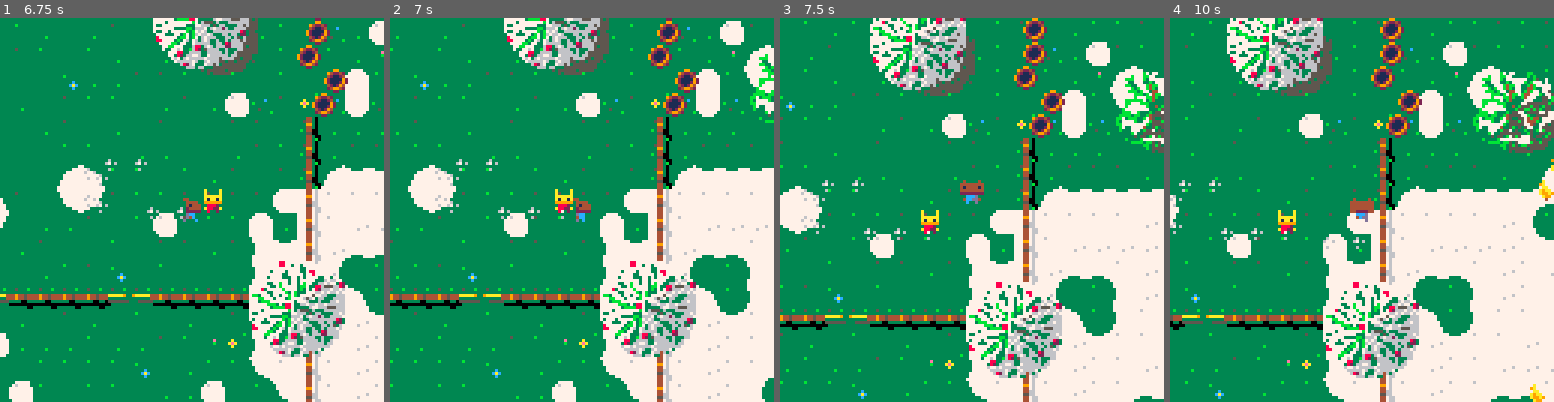
Above: before the commit, frames 1-4 (left to right).
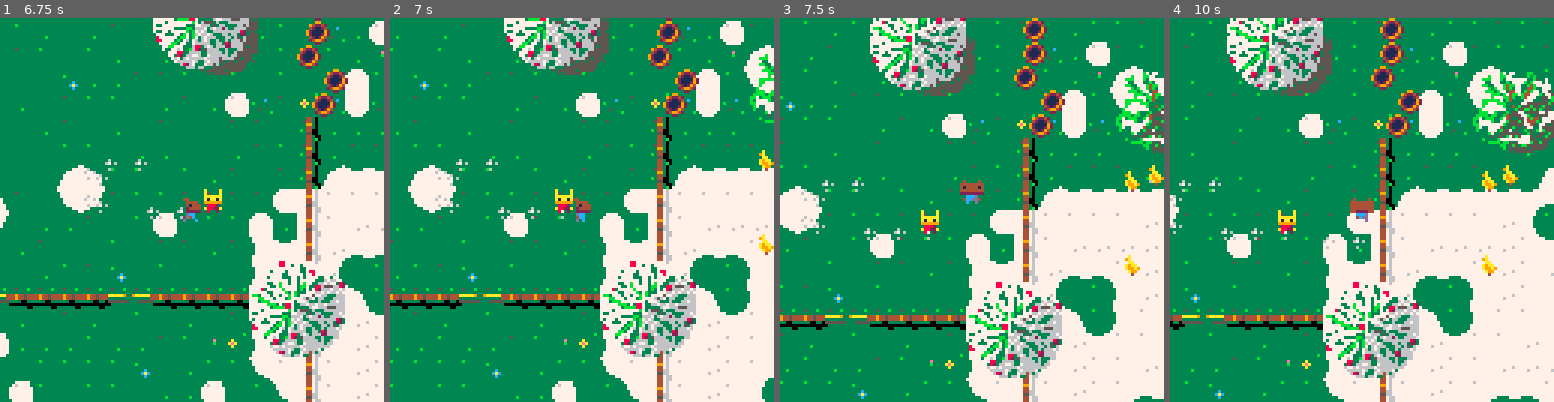
Above: after the commit, the same moments.

Repository: ElectricToy/pico-8
Game: PICO-8 cartridge snow.p8
Same seed, same stepped clock (60 frames per second), same inputs: the game is played once before the commit and once after it.
Inputs:
- Up to frame 1 (6.75 s): hold Right 1.6-2.1 s; hold Up 2.15-2.42 s; hold Right 2.47-3.03 s; hold Left 3.08-3.58 s; hold Down 3.63-3.97 s; hold Right 4.02-4.68 s; hold Up 4.73-5.03 s; hold Left 5.08-5.68 s; hold Down 5.73-6.03 s; hold Right 6.08-6.58 s; hold Right from 6.63 s (still down)
- Up to frame 2 (7 s): keep holding Right
- Up to frame 3 (7.5 s): release Right at 7.13 s; hold Up 7.18-7.45 s
- Up to frame 4 (10 s): hold Right 7.5-8.07 s; hold Left 8.12-8.62 s; hold Down 8.67-9 s; hold Right 9.05-9.72 s; hold Up from 9.77 s (still down)

Frame 1 is identical in both runs. In frame 2, 0.2% of the frame differs, in the area x 96-100%, y 34-62%; in frame 3, 0.3%; in frame 4, 0.6%, in the area x 81-100%, y 36-100%.

Commit message:
Chicken AI.

Diff:
--- a/snow.p8
+++ b/snow.p8
@@ -2,40 +2,40 @@
 version 10
 __lua__
 
--- object oriented infrastructure. See http://lua-users.org/wiki/InheritanceTutorial
-
-function inheritsFrom( baseClass )
+-- object oriented infrastructure. see http://lua-users.org/wiki/inheritancetutorial
+
+function inheritsfrom( baseclass )
 
     local new_class = {}
     new_class.__index = new_class
 
-    if nil ~= baseClass then
-        setmetatable( new_class, { __index = baseClass } )
+    if nil ~= baseclass then
+        setmetatable( new_class, { __index = baseclass } )
     end
 
-    -- Implementation of additional OO properties starts here --
-
-    -- Return the class object of the instance
+    -- implementation of additional oo properties starts here --
+
+    -- return the class object of the instance
     function new_class:class()
         return new_class
     end
 
-    -- Return the super class object of the instance
-    function new_class:superClass()
-        return baseClass
+    -- return the super class object of the instance
+    function new_class:superclass()
+        return baseclass
     end
 
-    -- Return true if the caller is an instance of theClass
-    function new_class:isa( theClass )
+    -- return true if the caller is an instance of theclass
+    function new_class:isa( theclass )
         local b_isa = false
 
         local cur_class = new_class
 
         while ( nil ~= cur_class ) and ( false == b_isa ) do
-            if cur_class == theClass then
+            if cur_class == theclass then
                 b_isa = true
             else
-                cur_class = cur_class:superClass()
+                cur_class = cur_class:superclass()
             end
         end
 
@@ -48,7 +48,7 @@
 
 -- vector class
 
-vector = inheritsFrom( nil )
+vector = inheritsfrom( nil )
 
 function vector:new( x, y )
 	local newobj = { x = x, y = y }
@@ -157,7 +157,7 @@
 
 -- class sprite
 
-sprite = inheritsFrom( nil )
+sprite = inheritsfrom( nil )
 
 function sprite:new( x, y )
 	local newobj = {
@@ -195,7 +195,7 @@
 
 -- class body
 
-body = inheritsFrom( nil )
+body = inheritsfrom( nil )
 
 function body:new( x, y, radius )
 	assert( x )
@@ -223,7 +223,7 @@
 		footstep_sfx = nil,
 		footstep_sfx_snowy = nil,
 		currentmappos = nil,				-- todo
-		collisionmask = 0xFF,
+		collisionmask = 0xff,
 		collisionrefusalmask = 0,
 	}
 	add( bodies, newobj )
@@ -275,32 +275,150 @@
 end
 
 function body:onenteringmappos( mappos )
-	-- todo
-	printh( "entering " .. mappos:tostring() )
-end
-
-function setgate( mappos, step, ulspriteindex, brspriteindex )
-	local ulmappos = mappos
-	local brmappos = mappos + step
-
-	local spritehere = mget( mappos.x, mappos.y )
-	if fget( spritehere, 5 ) then	-- ul rather than br
-		-- ulmappos and brmappos already correct.
+end
+
+function body:onleavingmappos( mappos )
+end
+
+function body:shouldcollidewithmapsprite( mapsprite )
+	return fget( mapsprite, 0 ) or is_closed_gate( mapsprite )
+end
+
+function body:updateworldcollision()
+
+	-- check collision with the boundaries of the world.
+
+	self.pos.x = clamp( self.pos.x, 0, world_size.x - self.radius * 2 )
+	self.pos.y = clamp( self.pos.y, 0, world_size.y - self.radius * 2 )
+
+	-- check collision with the 4 corners.
+
+	local center = self:center()
+	local offset = vector:new( 2, 2 )
+
+	for i = 0, 3 do
+		local corner = center + offset
+
+		local mapsprite = mapatworld( corner )
+		if self:shouldcollidewithmapsprite( mapsprite ) then
+
+			-- colliding. move out.
+
+			self.pos = self.pos - offset
+		end
+
+		offset = offset:perpendicular()
+	end
+
+end
+
+function body:draw()
+	self.sprite.pos = self.pos
+	self.sprite:draw()
+end
+
+function body:addimpulse( impulse )
+	if self.mass > 0 then
+		self.acc = self.acc + impulse / vector:new( self.mass, self.mass )
+	end
+end
+
+function body:updatefootsteps( impulse )
+	if self.totalfootmovementdistance > self.footstepdistance then
+		self.totalfootmovementdistance = 0
+		local newsprite = self.sprite:incrementanimation()
+
+		if fget( newsprite, 6 ) then	-- footstep frame?
+			self:onfootstep()
+		end
+	end
+end
+
+function body:updatecontrollerbasedanimations( impulse )
+	self.sprite.animation = { self.basesprite }
+	self.sprite.spriteflip = false
+end
+
+function body:addcontrollerimpulse( impulse )
+	self:addimpulse( impulse * vector:new( self.controllerimpulsescalar, self.controllerimpulsescalar ) )
+	self:updatecontrollerbasedanimations( impulse )
+end
+
+function body:footposition()
+	return self.pos + self.footoffset
+end
+
+function body:onfootstep()
+
+	-- decline snowiness.
+
+	self.feetsnowiness = clamp( self.feetsnowiness - 0.1, 0, 1 )
+
+	-- gather snowiness.
+
+	local mapsprite = mapatworld( self:footposition() )
+
+	local footstepsfx = nil
+	if fget( mapsprite, 3 )	then -- snowy?
+		self.feetsnowiness = clamp( self.feetsnowiness + 0.15, 0, 1 )
+
+		footstepsfx = self.footstep_sfx_snowy or self.footstep_sfx
 	else
-		brmappos = mappos
-		ulmappos = mappos - step
-	end
-
-	if mget( ulmappos.x, ulmappos.y ) != ulspriteindex or mget( brmappos.x, brmappos.y ) != brspriteindex then
-		mset( ulmappos.x, ulmappos.y, ulspriteindex )
-		mset( brmappos.x, brmappos.y, brspriteindex )
-
-		sfx( 1 )
-	end
-end
-
-function body:onleavingmappos( mappos )
-
+		footstepsfx = self.footstep_sfx
+	end
+
+	if footstepsfx then
+		sfx( footstepsfx )
+	end
+
+	-- place footprints
+	if self.feetsnowiness > 0 and self.footprintsprite > 0 then
+		self:makefootprint( self.pos )
+	end
+end
+
+function body:makefootprint( pos )
+	local footprint = sprite:new( pos.x, pos.y )
+	footprint.animation = { self.footprintsprite }
+	add( footprints, footprint )
+end
+
+-- class player
+
+player = inheritsfrom( body )
+
+function player:new( x, y )
+	local newobj = body:new( x, y, 4 )
+
+	newobj.drag = 0.5
+	newobj.controllerimpulsescalar = 0.8
+	newobj.collisionrefusalmask = 1			-- players don't collide with each other.
+	newobj.footprintsprite = 112
+	newobj.footstep_sfx = 0
+	newobj.footstep_sfx_snowy = 2
+
+	return setmetatable( newobj, self )
+end
+
+function player:shouldcollidewithmapsprite( mapsprite )
+	return fget( mapsprite, 0 )
+end
+
+function player:updatecontrollerbasedanimations( impulse )
+	if impulse.x == 0 and impulse.y == 0 then
+		self.sprite.animation = { self.basesprite }
+		self.sprite.spriteflip = false
+	elseif abs( impulse.y ) >= abs( impulse.x ) then
+		local spriterow = impulse.y >= 0 and 0 or 1
+		self.sprite:makeanimation( self.basesprite, spriterow, 4 )
+		self.sprite.spriteflip = false
+	else
+		self.sprite:makeanimation( self.basesprite, 2, 4 )
+		self.sprite.spriteflip = impulse.x >= 0
+	end
+end
+
+function player:updategates( mappos )
 	local mapsprite = mget( mappos.x, mappos.y )
 
 	-- update gates.
@@ -331,136 +449,22 @@
 	end
 end
 
-function body:updateworldcollision()
-
-	-- check collision with the boundaries of the world.
-
-	self.pos.x = clamp( self.pos.x, 0, world_size.x - self.radius * 2 )
-	self.pos.y = clamp( self.pos.y, 0, world_size.y - self.radius * 2 )
-
-	-- check collision with the 4 corners.
-
-	local center = self:center()
-	local offset = vector:new( 2, 2 )
-
-	for i = 0, 3 do
-		local corner = center + offset
-
-		local mapsprite = mapatworld( corner )
-		if fget( mapsprite, 0 ) then
-
-			-- colliding. move out.
-
-			self.pos = self.pos - offset
-		end
-
-		offset = offset:perpendicular()
-	end
-
-end
-
-function body:draw()
-	self.sprite.pos = self.pos
-	self.sprite:draw()
-end
-
-function body:addimpulse( impulse )
-	if self.mass > 0 then
-		self.acc = self.acc + impulse / vector:new( self.mass, self.mass )
-	end
-end
-
-function body:updatefootsteps( impulse )
-	if self.totalfootmovementdistance > self.footstepdistance then
-		self.totalfootmovementdistance = 0
-		local newsprite = self.sprite:incrementanimation()
-
-		if fget( newsprite, 6 ) then	-- footstep frame?
-			self:onfootstep()
-		end
-	end
-end
-
-function body:updatecontrollerbasedanimations( impulse )
-	self.sprite.animation = { self.basesprite }
-	self.sprite.spriteflip = false
-end
-
-function body:addcontrollerimpulse( impulse )
-	self:addimpulse( impulse * vector:new( self.controllerimpulsescalar, self.controllerimpulsescalar ) )
-	self:updatecontrollerbasedanimations( impulse )
-end
-
-function body:footposition()
-	return self.pos + self.footoffset
-end
-
-function body:onfootstep()
-
-	-- decline snowiness.
-
-	self.feetsnowiness = clamp( self.feetsnowiness - 0.1, 0, 1 )
-
-	-- gather snowiness.
-
-	local mapsprite = mapatworld( self:footposition() )
-
-	local footstepsfx = nil
-	if fget( mapsprite, 3 )	then -- snowy?
-		self.feetsnowiness = clamp( self.feetsnowiness + 0.15, 0, 1 )
-
-		footstepsfx = self.footstep_sfx_snowy or self.footstep_sfx
-	else
-		footstepsfx = self.footstep_sfx
-	end
-
-	if footstepsfx then
-		sfx( footstepsfx )
-	end
-
-	-- place footprints
-	if self.feetsnowiness > 0 and self.footprintsprite > 0 then
-		local footprint = sprite:new( self.pos.x, self.pos.y )
-		footprint.animation = { self.footprintsprite }
-		add( footprints, footprint )
-	end
-end
-
--- class player
-
-player = inheritsFrom( body )
-
-function player:new( x, y )
-	local newobj = body:new( x, y, 4 )
-
-	newobj.drag = 0.5
-	newobj.controllerimpulsescalar = 0.8
-	newobj.collisionrefusalmask = 1			-- Players don't collide with each other.
-	newobj.footprintsprite = 112
-	newobj.footstep_sfx = 0
-	newobj.footstep_sfx_snowy = 2
-
-	return setmetatable( newobj, self )
-end
-
-function player:updatecontrollerbasedanimations( impulse )
-	if impulse.x == 0 and impulse.y == 0 then
-		self.sprite.animation = { self.basesprite }
-		self.sprite.spriteflip = false
-	elseif abs( impulse.y ) >= abs( impulse.x ) then
-		local spriterow = impulse.y >= 0 and 0 or 1
-		self.sprite:makeanimation( self.basesprite, spriterow, 4 )
-		self.sprite.spriteflip = false
-	else
-		self.sprite:makeanimation( self.basesprite, 2, 4 )
-		self.sprite.spriteflip = impulse.x >= 0
-	end
+function player:onenteringmappos( mappos )
+	-- todo
+	printh( "entering " .. mappos:tostring() )
+	self:updategates( mappos )
+end
+
+function player:onleavingmappos( mappos )
+	-- todo
+	printh( "entering " .. mappos:tostring() )
+	self:updategates( mappos )
 end
 
 
 -- class chicken
 
-chicken = inheritsFrom( body )
+chicken = inheritsfrom( body )
 
 function chicken:new( x, y )
 	local newobj = body:new( x, y, 3 )
@@ -471,34 +475,121 @@
 	newobj.collisionmask = 0
 	newobj.footprintsprite = 120
 
+	newobj.fleedestination = nil
+	newobj.fleeticks = 0
+
+	newobj.wanderdirection = nil
+
 	return setmetatable( newobj, self )
 end
 
-function chicken:updatecontrollerbasedanimations( impulse )
-	if impulse.x == 0 and impulse.y == 0 then
+function chicken:update()
+
+	self:superclass().update( self )
+
+	self:update_ai()		-- todo: really should be a controller, but inheritance didn't work for me.
+
+	-- update chicken animations
+
+	if self.fleedestination then
+		-- moving
+		self.sprite.animation = { self.basesprite + 2 }
+	else
 		-- still
-		local sprite = rnd( 100 ) < 10 and 114 or 113
-		printh( "chicken sprite will now be " .. sprite )
+		-- todo!!! pecking animation
+		local sprite = rnd( 100 ) < 2 and self.basesprite + 1 or self.basesprite
 		self.sprite.animation = { sprite }
-
+	end
+
+end
+
+function chicken:update_ai()
+
+	if self.fleedestination then
+
+		self.fleeticks += 1
+
+		-- fleeing
+		local fleedelta = self.fleedestination - self.pos
+		assert( fleedelta:manhattanlength() <= 180 )
+
+		local fleedistancesquared = fleedelta:lengthsquared()
+
+		if fleedistancesquared < 4 * 4 then
+			-- stop fleeing
+			self:makefootprint( self.pos )
+			self.fleedestination = nil
+		end
+
+		-- spent too long fleeing?
+		if self.fleeticks > 30 * 2 then
+			self:makefootprint( self.pos )
+			self.fleedestination = nil
+			return
+		end
+
+		self:addcontrollerimpulse( fleedelta:normal() )
 		return
 	end
 
-	-- moving
-
-	newobj.sprite.animation = { 115 }
-
+	-- not fleeing. should we be?
+
+	local delta = currentplayer.pos - self.pos
+
+	local maxresponsedistance = 3 * 8
+
+	local manhattanlength = delta:manhattanlength()
+	if manhattanlength > maxresponsedistance * 1.8 then		-- adding a fudge factor to account for diagonals.
+		self:updatewandering()
+		return
+	end
+
+	if manhattanlength > 180 then
+		printh( "chicken may be encroached by the player but we don't have the numeric precision to decide. ignoring." )
+		self:updatewandering()
+		return
+	end
+
+	local distance = delta:length()
+
+	if distance > maxresponsedistance then
+		self:updatewandering()
+		return
+	end
+
+	-- flee!
+
+	local normal = delta:normal()
+
+	self.wanderdirection = nil
+	self.fleedestination = self.pos + normal * -vector:new( 2 * 8, 2 * 8 ) + vector:new( 8 * randinrange( -2, 2 ), 8 * randinrange( -2, 2 ) )
+	self.fleeticks = 0
+end
+
+function chicken:updatewandering()
+	if self.wanderdirection then
+		if rnd( 100 ) < 5 then
+			self.wanderdirection = nil
+			return
+		end
+
+		self:addcontrollerimpulse( self.wanderdirection * vector:new( 0.25, 0.25 ) )
+	else
+		if rnd( 100 ) < 0.5 then
+			self.wanderdirection = vector:new( randinrange( -10, 10 ), randinrange( -10, 10 ) ):normal()
+		end
+	end
 end
 
 -- class barrel
 
-barrel = inheritsFrom( body )
+barrel = inheritsfrom( body )
 
 function barrel:new( x, y )
 	local newobj = body:new( x, y, 4 )
 	newobj.drag = 0.25
 	newobj.footprintsprite = 104
-	newobj.footstepdistance = 0.25
+	newobj.footstepdistance = 1
 	newobj.footoffset = vector:new( 4, 4 )
 
 	setmetatable( newobj, self )
@@ -509,7 +600,7 @@
 
 -- class controller
 
-controller = inheritsFrom( nil )
+controller = inheritsfrom( nil )
 
 function controller:new( body )
 	local newobj = {
@@ -522,8 +613,14 @@
 function controller:update()
 end
 
-
-playercontroller = inheritsFrom( controller )
+-- class playercontroller
+
+playercontroller = inheritsfrom( controller )
+
+function playercontroller:new( body )
+	local newobj = controller:new( body )
+	return setmetatable( newobj, self )
+end
 
 function playercontroller:update()
 	local playerindex = 0
@@ -576,6 +673,31 @@
 	return fget( mget( pos.x, pos.y ), 3 )
 end
 
+function is_closed_gate( spriteindex )
+	return spriteindex == 16 or spriteindex == 32 or spriteindex == 48 or spriteindex == 49
+end
+
+function setgate( mappos, step, ulspriteindex, brspriteindex )
+	local ulmappos = mappos
+	local brmappos = mappos + step
+
+	local spritehere = mget( mappos.x, mappos.y )
+	if fget( spritehere, 5 ) then	-- ul rather than br
+		-- ulmappos and brmappos already correct.
+	else
+		brmappos = mappos
+		ulmappos = mappos - step
+	end
+
+	if mget( ulmappos.x, ulmappos.y ) != ulspriteindex or mget( brmappos.x, brmappos.y ) != brspriteindex then
+		mset( ulmappos.x, ulmappos.y, ulspriteindex )
+		mset( brmappos.x, brmappos.y, brspriteindex )
+
+		sfx( 1 )
+	end
+end
+
+
 function tidymapcell( pos )
 	local sprite = mget( pos.x, pos.y )
 
@@ -596,51 +718,51 @@
 	-- count snowy neighbors.
 
 	local offset = vector:new( 1, 0 )
-	local snowyNeighbors = {}
-
-	local grassyNeighbors = {}
+	local snowyneighbors = {}
+
+	local grassyneighbors = {}
 	for i = 0, 3 do
 		if is_snow( pos + offset ) then
-			add( snowyNeighbors, i )
+			add( snowyneighbors, i )
 		else
-			add( grassyNeighbors, i )
+			add( grassyneighbors, i )
 		end
 
 		offset = offset:perpendicular()
 	end
 
-	-- printh( "snowyNeighbors: " .. #snowyNeighbors .. ", grassy: " .. #grassyNeighbors )
-
-	local newSprite = 2 + rnd( 2 )
-
-	if #snowyNeighbors == 0 then
-		newSprite = 10
-	elseif #snowyNeighbors == 1 then
-		newSprite = 11 + 16 * snowyNeighbors[ 1 ]
-	elseif #snowyNeighbors == 2 then
-		if snowyNeighbors[ 1 ] == 0 then
-			if snowyNeighbors[ 2 ] == 1 then
-				newSprite = 12
-			elseif snowyNeighbors[ 2 ] == 2 then
-				newSprite = 14
-			elseif snowyNeighbors[ 2 ] == 3 then
-				newSprite = 60
+	-- printh( "snowyneighbors: " .. #snowyneighbors .. ", grassy: " .. #grassyneighbors )
+
+	local newsprite = 2 + rnd( 2 )
+
+	if #snowyneighbors == 0 then
+		newsprite = 10
+	elseif #snowyneighbors == 1 then
+		newsprite = 11 + 16 * snowyneighbors[ 1 ]
+	elseif #snowyneighbors == 2 then
+		if snowyneighbors[ 1 ] == 0 then
+			if snowyneighbors[ 2 ] == 1 then
+				newsprite = 12
+			elseif snowyneighbors[ 2 ] == 2 then
+				newsprite = 14
+			elseif snowyneighbors[ 2 ] == 3 then
+				newsprite = 60
 			end
-		elseif snowyNeighbors[ 1 ] == 1 then
-			if snowyNeighbors[ 2 ] == 2 then
-				newSprite = 28
-			elseif snowyNeighbors[ 2 ] == 3 then
-				newSprite = 30
+		elseif snowyneighbors[ 1 ] == 1 then
+			if snowyneighbors[ 2 ] == 2 then
+				newsprite = 28
+			elseif snowyneighbors[ 2 ] == 3 then
+				newsprite = 30
 			end
 		else
-			newSprite = 44
-		end
-
-	elseif #snowyNeighbors == 3 then
-		newSprite = 13 + 16 * grassyNeighbors[ 1 ]
-	end
-
-	mset( pos.x, pos.y, newSprite )
+			newsprite = 44
+		end
+
+	elseif #snowyneighbors == 3 then
+		newsprite = 13 + 16 * grassyneighbors[ 1 ]
+	end
+
+	mset( pos.x, pos.y, newsprite )
 end
 
 function tidymap()
@@ -667,16 +789,16 @@
 
 	-- north
 	for i = 0, 4 do
-		local barrelXVariance = 1.0
-		local barrelYVariance = 0
-		local barrel = barrel:new( 8 * ( rnd( barrelXVariance ) + 15.75 + 0.5 * band( i, 1 ) ), 8 * ( rnd( barrelYVariance ) + 0 + i ) )
+		local barrelxvariance = 1.0
+		local barrelyvariance = 0
+		local barrel = barrel:new( 8 * ( rnd( barrelxvariance ) + 15.75 + 0.5 * band( i, 1 ) ), 8 * ( rnd( barrelyvariance ) + 0 + i ) )
 	end
 
 	-- south
 	for i = 0, 7 do
-		local barrelXVariance = 0
-		local barrelYVariance = 0
-		local barrel = barrel:new( 8 * ( rnd( barrelXVariance ) + 31 + band( i, 1 ) ), 8 * ( rnd( barrelYVariance ) + 16.5 + i ) )
+		local barrelxvariance = 0
+		local barrelyvariance = 0
+		local barrel = barrel:new( 8 * ( rnd( barrelxvariance ) + 31 + band( i, 1 ) ), 8 * ( rnd( barrelyvariance ) + 16.5 + i ) )
 	end
 
 	-- setup the players
@@ -689,10 +811,14 @@
 
 	currentplayer = player1
 
-	-- setup the chickens. Oh yes.
-
-	for i = 1, 10 do
-		chicken:new( 8 * randinrange( 19, 31 ), 8 * randinrange( 5, 17 ) )
+	-- setup the chickens. oh yes.
+
+	for i = 1, 6 do
+		chicken:new( 8 * randinrange( 20, 28 ), 8 * randinrange( 2, 10 ) )
+	end
+	for i = 1, 6 do
+		local chicken = chicken:new( 8 * randinrange( 22, 30 ), 8 * randinrange( 12, 24 ) )
+		chicken:setbasesprite( 116 )
 	end
 end
 
@@ -707,7 +833,7 @@
 		or
 	   band( a.collisionrefusalmask, b.collisionrefusalmask ) ~= 0 then
 
-	   -- Don't want to collide
+	   -- don't want to collide
 	   return
 	end
 
@@ -721,7 +847,7 @@
 	-- overflow the numeric system, causing truly bizarre errors.
 
 	local manhattanlength = delta:manhattanlength()
-	if manhattanlength > minoverlapdistance then
+	if manhattanlength > minoverlapdistance * 1.8 then		-- adding a fudge factor to account for diagonals.
 		return
 	end
 
@@ -808,8 +934,8 @@
 
 function _update()
 
-	eachcontroller( function( controller )
-		controller:update()
+	eachcontroller( function( control )
+		control:update()
 	end )
 
 	eachbody( function( body )
@@ -846,7 +972,7 @@
 
 	map( 0, 0, 0, 0, 96, 64 )
 
-	-- Draw shadows
+	-- draw shadows
 
 	spr( 139, 10.5*8, -3, 4, 4 )
 	spr( 139, 27*8, 8, 4, 4 )
@@ -854,19 +980,19 @@
 	spr( 139, 37*8, 18*8, 4, 4 )
 	spr( 139, 37*8, -1*8, 4, 4 )
 
-	-- Draw footprints
+	-- draw footprints
 
 	for footprint in all( footprints ) do
 		footprint:draw()
 	end
 
-	-- Draw bodies
+	-- draw bodies
 
 	eachbody( function( body )
 		body:draw()
 	end )
 
-	-- Draw hiding places.
+	-- draw hiding places.
 
 	-- sw barn
 	spr( 128, 0, 21*8, 4, 4 )
@@ -952,14 +1078,14 @@
 000ccd00000ccd00000ccd00000ccd00000882000008820000088200000882000000076000000000000000000000000000000000000000000000000000000000
 000cc400000c4d00000cc400000ccd4000082a00000822a000082a00000822a00006760000000000000000000000000000000000000000000000000000000000
 000c0d0000c000d0000c0d000000d000000802000000200000080200000020000070000000000000000000000000000000000000000000000000000000000000
-000000000000000000000000000a0000000000000000000000000000000000000000000000000000000000000000000000000000000000000000000000000000
-00000000000a000000000000009a0aaa000000000000000000000000000000000000000000000000000000000000000000000000000000000000000000000000
-00000000009a000000000000000aa990000000000000000000000000000000000000000000000000000000000000000000000000000000000000000000000000
-00060000000aa0000000000000aa9990000000000000000000000000000000000000600000000000000000000000000000000000000000000000000000000000
-0067060000a9aa0000a9aa9000aaa990000000000000000000000000000000000006700000000000000000000000000000000000000000000000000000000000
-0000000000a99a900aa99a00000aaa00000000000000000000000000000000000000000000000000000000000000000000000000000000000000000000000000
-00060000000a9900aa0a990000000040000000000000000000000000000000000000000000000000000000000000000000000000000000000000000000000000
-00000000000040009000400000000000000000000000000000000000000000000000000000000000000000000000000000000000000000000000000000000000
+000000000000000000000000000a0000000000000000000000090000000000000000000000000000000000000000000000000000000000000000000000000000
+00000000000a000000000000009a0aaa000900000000000000490999000000000000000000000000000000000000000000000000000000000000000000000000
+00000000009a000000000000000aa99000a900000000000000099880000000000000000000000000000000000000000000000000000000000000000000000000
+00060000000aa0000000000000aa9990000990000000000000998880000000000000600000000000000000000000000000000000000000000000000000000000
+0067060000a9aa0000a9aa9000aaa990009899000098998000999880000000000006700000000000000000000000000000000000000000000000000000000000
+0000000000a99a900aa99a00000aaa00009889800998890000099900000000000000000000000000000000000000000000000000000000000000000000000000
+00060000000a9900aa0a990000000040000988009909880000000040000000000000000000000000000000000000000000000000000000000000000000000000
+00000000000040009000400000000000000040004000400000000000000000000000000000000000000000000000000000000000000000000000000000000000
 2eeeeee22eeeeee22eeeeee22eeeeee22eeeeee22eeeeee22eeeeee0000000000000000000000000000000000000000000000000000000000000000000000000
 e222222ee222222ee222222ee222222ee222222ee222222ee222222e000000000000000000000000000000000000000000000000000000000000000000000000
 2222222e2222222e2222222e2222222e2222222e2222222e2222222e00000000000b00770000bb00000000000000000000050055000055000000000000000000
@@ -1026,7 +1152,7 @@
 000000000006663660330000000000000cccccccccc11cccccc11cccccc11cccccc11cccccc11ccc000000000000000000000000000000000000000000000000
 
 __gff__
-0000080808000000004008080808080024010900002424341400000808080800040109000004043414000008080800003414090000000000000000080808000000400040004000400000000000000000004000400040004000000000000000000040004000400040000000000000000000400000000000000000000000000000
+0000080808000000004008080808080024010900002424341400000808080800040109000004043414000008080800003414090000000000000000080808000000400040004000400000000000000000004000400040004000000000000000000040004000400040000000000000000000400000400000000000000000000000
 0000000000000000000000000000000000000000000000000000000000000000000000000000000000000000000000000000000000000000000000000000000000000000000000000000000000000000000000000000000000000000000000000000000000000000000000000000000000000000000000000000000000000000
 __map__
 0101010101010101010101010101010101010101010101010101010101010101110101010101010101010114141414140000000000000000000000000000000000000000000000000000000000000000000000000000000000000000000000000000000000000000000000000000000000000000000000000000000000000000
